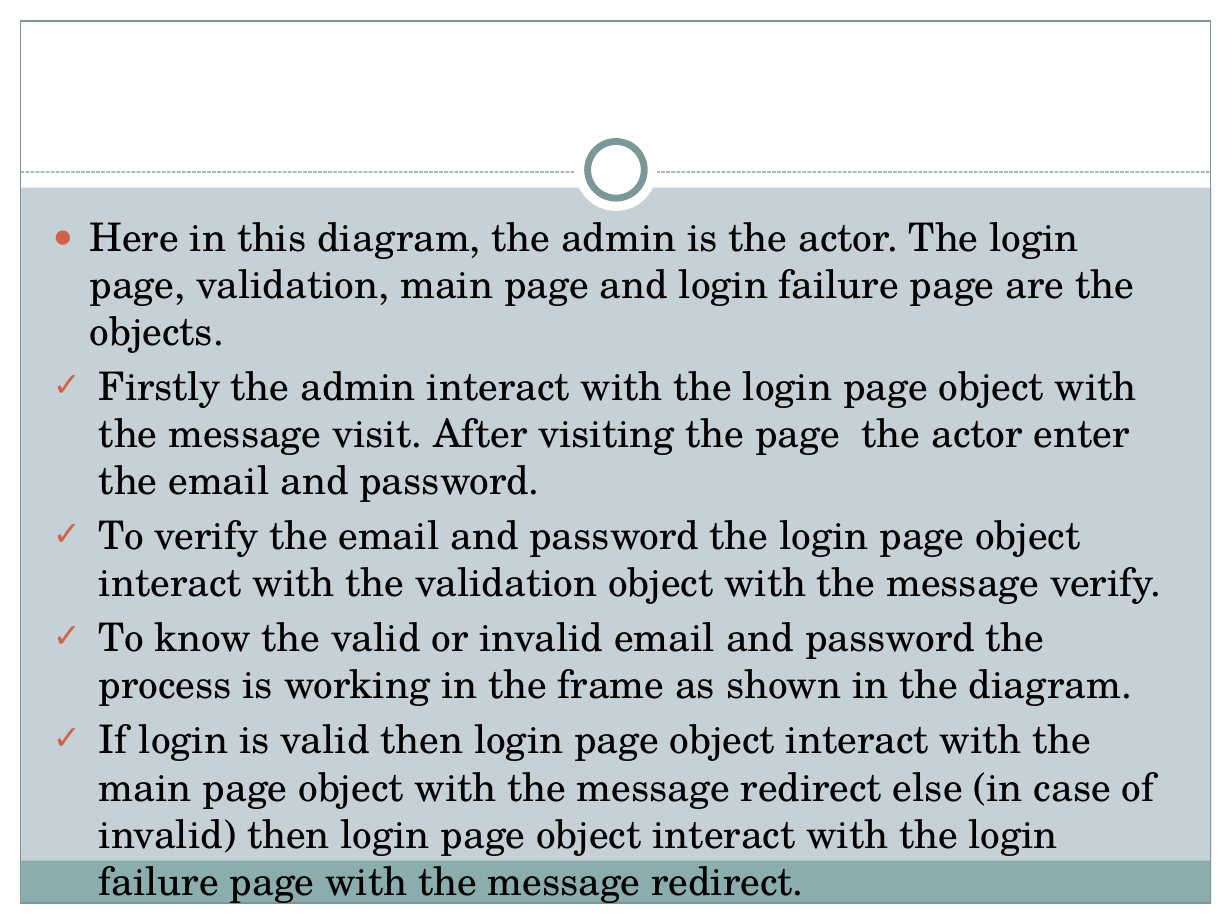
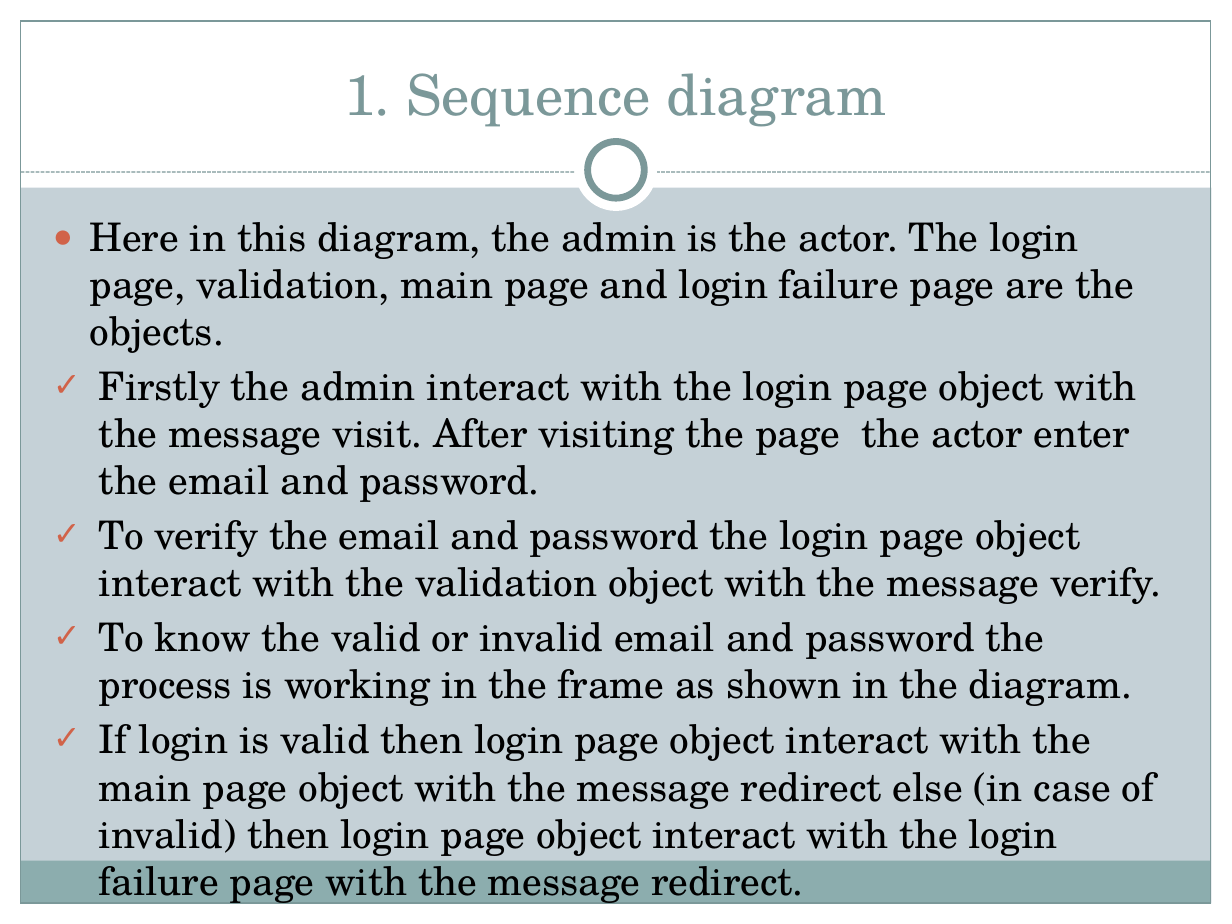
Before and after one commit to mandiratamang/SMS, a slide deck: slide 42 of implementation/pp of sms.pptx. Drawn at 1232x924 pixels with LibreOffice and Linux fonts; fonts in the diff are those of the drawing. Boxes give left, top, right and bottom in pixels: in the first picture for what was removed or moved away, otherwise in the second. Text is boxed around its words. In the diff, an @@ line names an element or a change of style, - is before the commit and + after.

```diff
--- a/implementation/pp of sms.pptx
+++ b/implementation/pp of sms.pptx
@@ title added at (344,73,887,127), 33 pt, text #7C999A @@
+1. Sequence diagram
```
Also in this commit, not shown: 17 other slides changed, 12 slides added, 12 slides removed, 8 other files.
